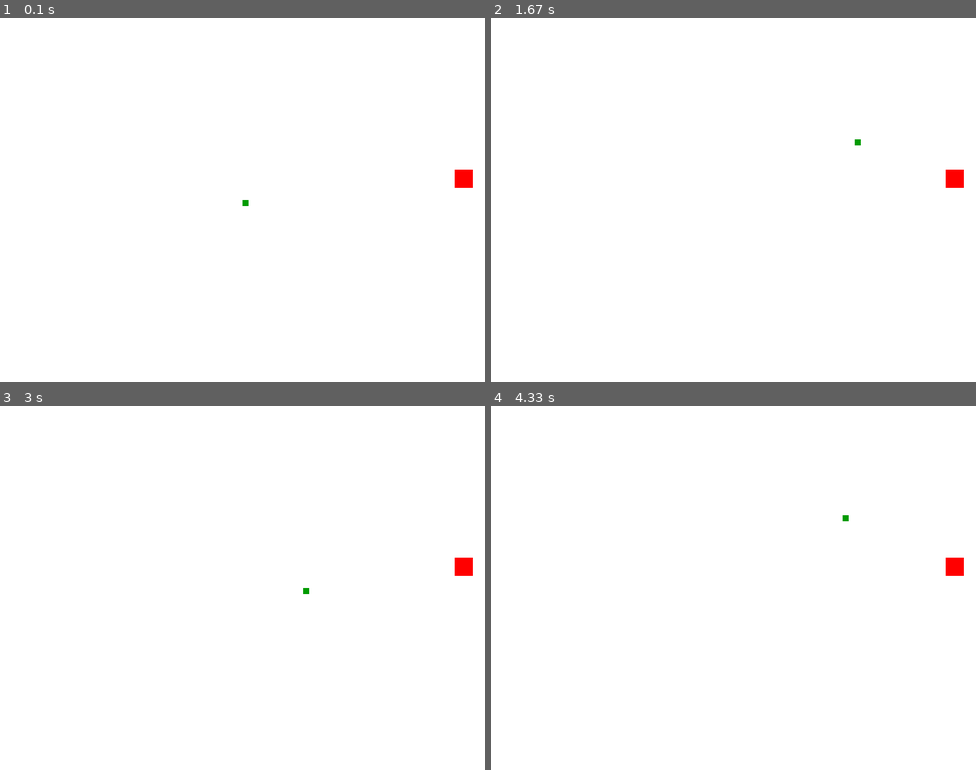
Above: before the commit, frames 1-4 (two rows, left to right).
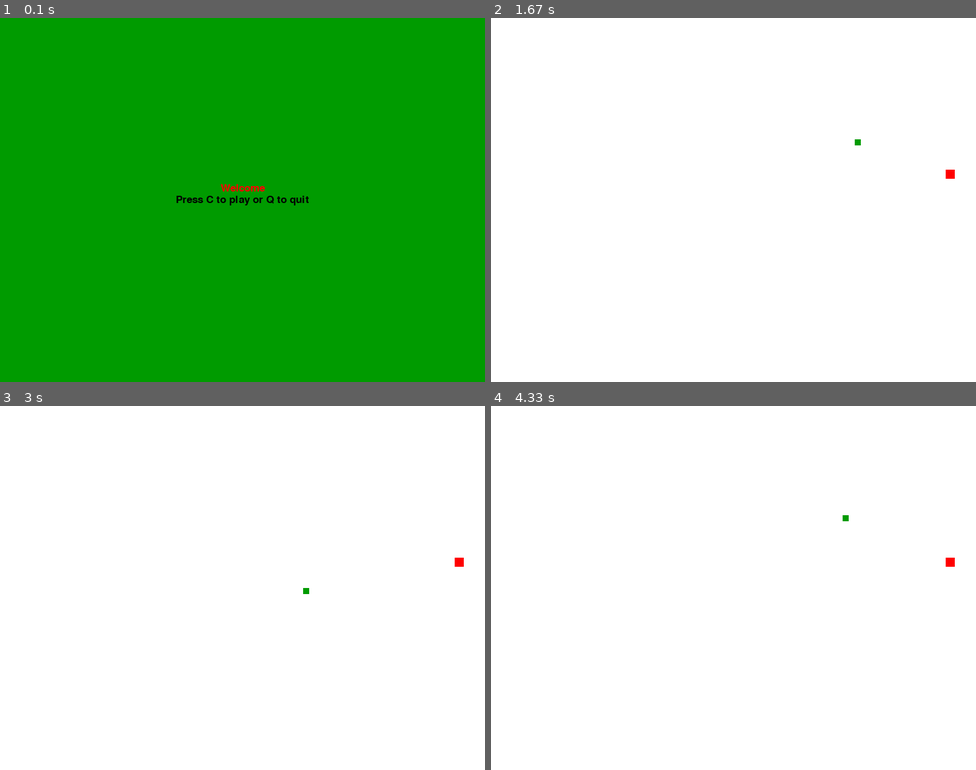
Above: after the commit, the same moments.

Repository: AmeliaLebioda/SNAKE-GAME
Game: pygame game, started from newpixel.py
The game is run twice, just before and just after one commit, with the same random seed, the same clock (stepped at 60 frames per second) and the same inputs.
Inputs:
- Up to frame 1 (0.1 s): no input
- Up to frame 2 (1.67 s): tap C at 0.33 s; hold Right 0.67-1.13 s; hold Up 1.17-1.47 s; hold Right from 1.5 s (still down)
- Up to frame 3 (3 s): release Right at 1.97 s; hold Left 2-2.53 s; hold Down 2.57-2.87 s; hold Left from 2.9 s (still down)
- Up to frame 4 (4.33 s): release Left at 3.3 s; hold Up 3.33-3.7 s; hold Right from 3.73 s (still down)

The runs differ from the first frame. In frame 1, 100% of the frame differs, in the area x 0-100%, y 0-100%; in frame 2, 0.1%; in frame 3, 0.1%; in frame 4, 0.1%.

Commit message:
start menu

Diff:
--- a/newpixel.py
+++ b/newpixel.py
@@ -24,9 +24,9 @@
     textSurface=font.render(text, True, color)
     return textSurface, textSurface.get_rect()
 
-def message_to_screen(msg,color):
+def message_to_screen(msg,color, y_displace=0):
     textSurf, textRect = text_objects(msg, color)
-    textRect.center = (display_width/2,display_height/2)
+    textRect.center = (display_width/2),(display_height/2)+ y_displace
     gameDisplay.blit(textSurf, textRect)
     ##screen_text = font.render(msg, True, color)
     ##gameDisplay.blit(screen_text, [display_width/2,display_height/2])
@@ -34,6 +34,32 @@
 def snake(block_size, snakelist):
     for XnY in snakelist:
      pygame.draw.rect(gameDisplay, green, [XnY[0],XnY[1],block_size,block_size])
+
+def start_menu():
+    intro =True
+    while intro:
+
+        for event in pygame.event.get():
+            if event.type == pygame.QUIT:
+                pygame.quit()
+                quit()
+
+            if event.type == pygame.KEYDOWN:
+                if event.key == pygame.K_q:
+                    pygame.quit()
+                    quit()
+                if event.key == pygame.K_c:
+                    intro = False
+
+
+
+
+        gameDisplay.fill(green)
+        message_to_screen("Welcome" , red, -20)
+        message_to_screen("Press C to play or Q to quit", black, 0)
+        pygame.display.update()
+        clock.tick(20)
+
 
 def gameLoop():
     gameExit = False
@@ -56,7 +82,8 @@
 
         while gameOver == True:
             gameDisplay.fill(white)
-            message_to_screen("The game is over, press C to play again or Q to quit",red)
+            message_to_screen("The game is over",red, -20)
+            message_to_screen("Press C to play again or Q to quit",black, 20)
             pygame.display.update()
 
             for event in pygame.event.get():
@@ -96,7 +123,7 @@
         lead_y +=  lead_y_change
         gameDisplay.fill(white)
 
-        AppleThickness =30
+        AppleThickness =15
 
         pygame.draw.rect(gameDisplay, red, [randAppleX,randAppleY,AppleThickness,AppleThickness])
 
@@ -129,7 +156,5 @@
 
     pygame.quit()
     quit()
-
+start_menu()
 gameLoop()
-
-gameLoop()
